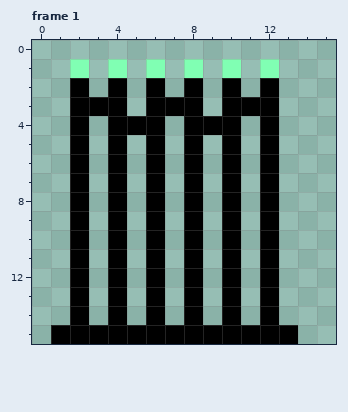
Pixel-art file, stored at src/project/data/sprites/pieces/gate/gate-green.aseprite. The picture above is the old version.
16x16 pixels, 2 frames. Shown: frame 1. The commit also changed other frames, which this record leaves out.
After the commit:
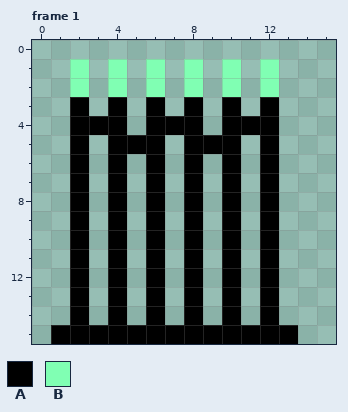
Palette (. is transparent): A #000000  B #80ffb3
Difference:
Frame 1:
Colour A now appears in row 4 at x 3, 7 and 11; in row 5 at x 5 and 9.
The author changed colour A to colour B in row 2 at x 2, 4, 6, 8, 10 and 12.
Colour A is removed in row 3 at x 3, 7 and 11; in row 4 at x 5 and 9.
